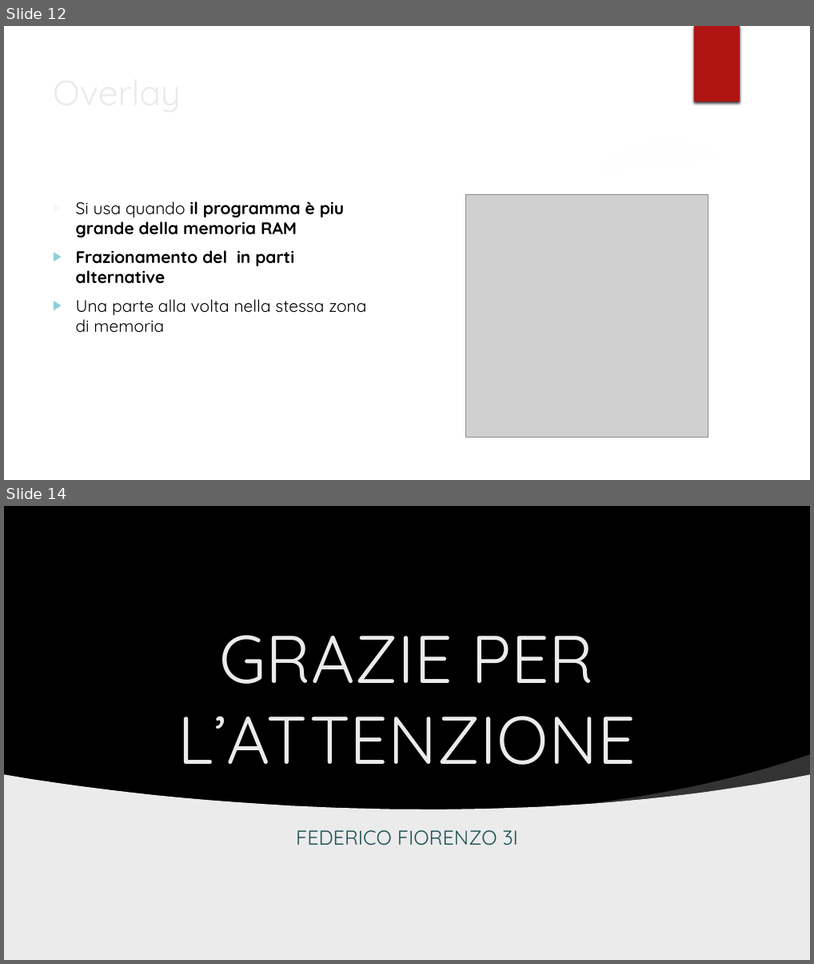
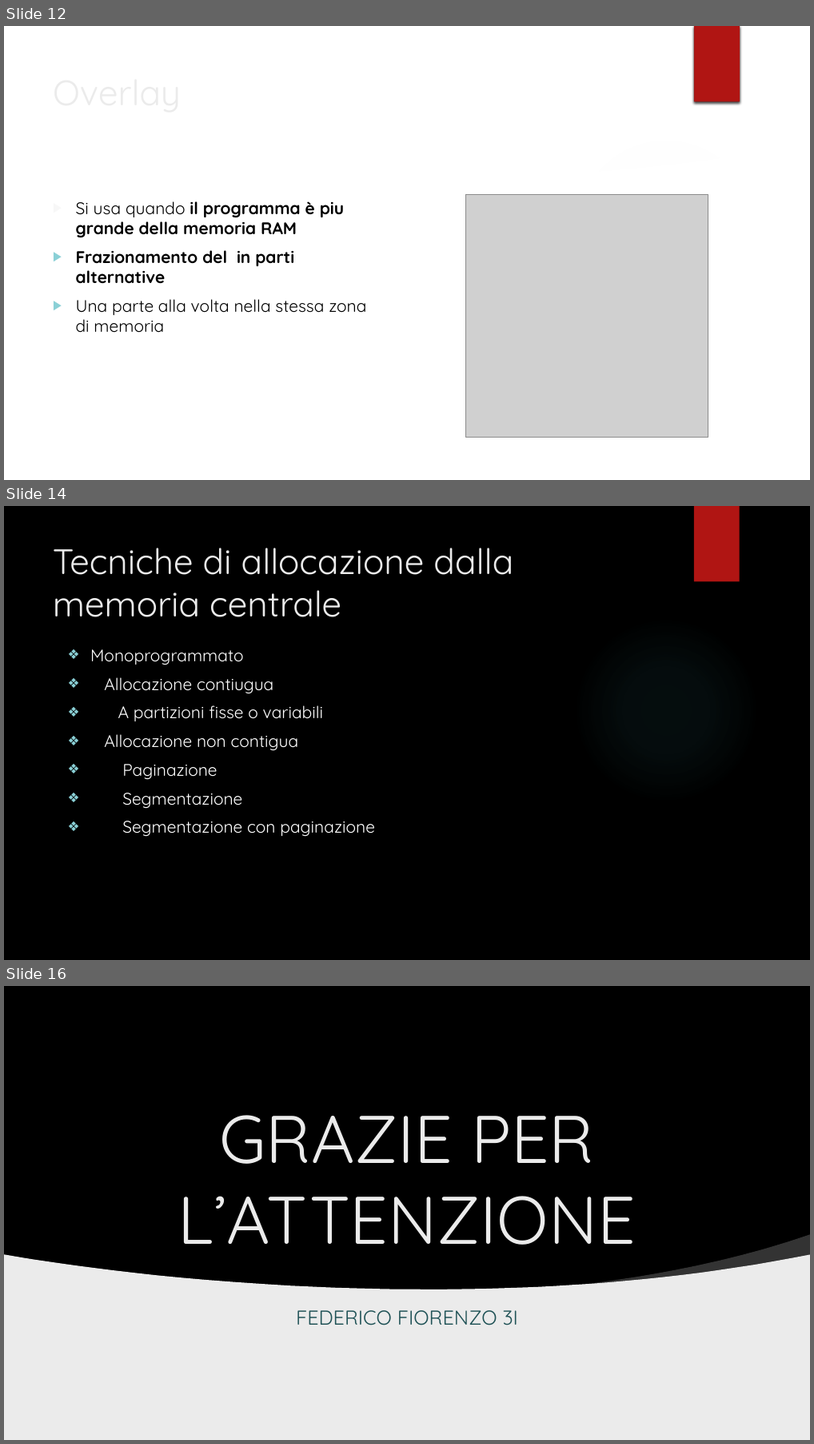
Before and after one commit to michelesantomauroitigeo/repositoryTPSIT2526, a slide deck: FIORENZO FEDERICO/02_FedericoFiorenzo.pptx. Shown one above the other, each under a label of ours: slides 12 and 14 before the commit, slides 12, 14 and 16 after it; the slides between them are not shown. The pictures are 814x964 and 814x1444 pixels, drawn with LibreOffice and Linux fonts; fonts in the diff are those of the drawing; grey boxes stand for pictures; background and template pictures are left out. Boxes give left, top, right and bottom in pixels: in the first picture for what was removed or moved away, otherwise in the second. Text is boxed around its words. In the diff, an @@ line names an element or a change of style, - is before the commit and + after.

```diff
--- a/FIORENZO FEDERICO/02_FedericoFiorenzo.pptx
+++ b/FIORENZO FEDERICO/02_FedericoFiorenzo.pptx
@@ slide 14 added at [4,506,810,960], background picture (left out); not listed: 1 template element that a slide beside it also shows @@
@@ title added at [53,548,514,617], 42 pt, text #EBEBEB @@
+Tecniche di allocazione dalla memoria centrale
@@ ellipse added at [574,616,759,803], fill gradient #50B9C1 @@
@@ text added at [90,649,375,836], 20 pt, text #FFFFFF @@
+❖ Monoprogrammato
+❖ Allocazione contiugua
+❖ A partizioni fisse o variabili
+❖ Allocazione non contigua
+❖ Paginazione
+❖ Segmentazione
+❖ Segmentazione con paginazione
@@ what was slide 14 is now slide 16 @@
```
Also in this commit, not shown: 1 slide changed, 1 other slide added.
